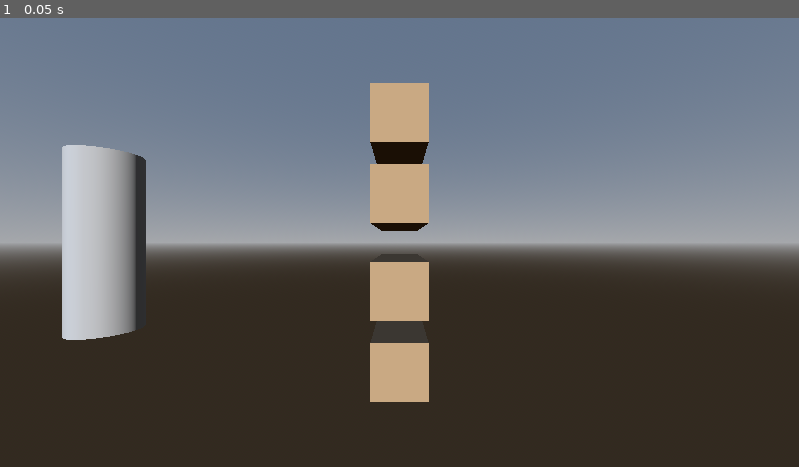
Above: before the commit, frame 1.
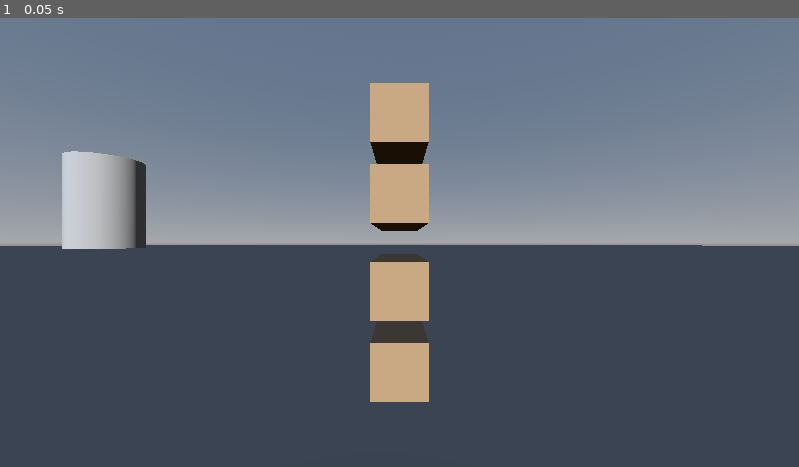
Above: after the commit, the same moment.

Repository: miloszmn7/rwr
Game: Godot game, scene res://main.tscn
The game is run twice, just before and just after one commit, with the same random seed, the same clock (stepped at 60 frames per second) and the same inputs.
Inputs:
- Up to frame 1 (0.05 s): no input

The runs differ from the first frame. In frame 1, 46% of the frame differs, in the area x 0-100%, y 28-100%.
Error after the commit: Invalid access to property or key 'button_pressed' on a base object of type 'null instance'. (res://main.gd:31)

Commit message:
Sceneria i rece, teleportacja i chodzenie

Diff:
--- a/project_files/main.tscn
+++ b/project_files/main.tscn
@@ -1,24 +1,9 @@
-[gd_scene load_steps=15 format=3 uid="uid://cfsxb31ad203x"]
+[gd_scene load_steps=16 format=3 uid="uid://cfsxb31ad203x"]
 
 [ext_resource type="Script" uid="uid://b0hk8jar30uyh" path="res://main.gd" id="1_0xm2m"]
 [ext_resource type="PackedScene" uid="uid://v0vdkyos0rfu" path="res://assets/models/hand_left.tscn" id="1_ig7tw"]
 [ext_resource type="Script" uid="uid://dqvntjr010l0n" path="res://movement.gd" id="2_1bvp3"]
 [ext_resource type="Script" uid="uid://c68csvyk47nus" path="res://teleport.gd" id="3_h2yge"]
-
-[sub_resource type="StandardMaterial3D" id="StandardMaterial3D_h2yge"]
-albedo_color = Color(0.89411765, 0.9411765, 0, 1)
-
-[sub_resource type="CylinderMesh" id="CylinderMesh_1bvp3"]
-material = SubResource("StandardMaterial3D_h2yge")
-top_radius = 0.1
-bottom_radius = 0.1
-height = 0.01
-
-[sub_resource type="StandardMaterial3D" id="StandardMaterial3D_1bvp3"]
-albedo_color = Color(0.89250195, 0.9429888, 7.70092e-07, 1)
-emission_enabled = true
-emission = Color(0.89411765, 0.9411765, 0, 1)
-emission_energy_multiplier = 2.0
 
 [sub_resource type="PlaneMesh" id="PlaneMesh_ig7tw"]
 size = Vector2(20, 20)
@@ -41,34 +26,25 @@
 background_mode = 2
 sky = SubResource("Sky_7mycd")
 
+[sub_resource type="StandardMaterial3D" id="StandardMaterial3D_h2yge"]
+albedo_color = Color(0.89411765, 0.9411765, 0, 1)
+
+[sub_resource type="CylinderMesh" id="CylinderMesh_1bvp3"]
+material = SubResource("StandardMaterial3D_h2yge")
+top_radius = 0.1
+bottom_radius = 0.1
+height = 0.01
+
+[sub_resource type="StandardMaterial3D" id="StandardMaterial3D_1bvp3"]
+albedo_color = Color(0.89250195, 0.9429888, 7.70092e-07, 1)
+emission_enabled = true
+emission = Color(0.89411765, 0.9411765, 0, 1)
+emission_energy_multiplier = 2.0
+
+[sub_resource type="CapsuleShape3D" id="CapsuleShape3D_1bvp3"]
+
 [node name="Node3D" type="Node3D"]
 script = ExtResource("1_0xm2m")
-
-[node name="XROrigin3D" type="XROrigin3D" parent="."]
-script = ExtResource("2_1bvp3")
-
-[node name="XRCamera3D" type="XRCamera3D" parent="XROrigin3D"]
-
-[node name="LeftController" type="XRController3D" parent="XROrigin3D"]
-tracker = &"left_hand"
-
-[node name="HandLeft" parent="XROrigin3D/LeftController" instance=ExtResource("1_ig7tw")]
-transform = Transform3D(-4.371139e-08, -1, 0, 1, -4.371139e-08, 0, 0, 0, 1, 0, 0, 0)
-
-[node name="RightController" type="XRController3D" parent="XROrigin3D"]
-tracker = &"right_hand"
-script = ExtResource("3_h2yge")
-
-[node name="HandRight" parent="XROrigin3D/RightController" instance=ExtResource("1_ig7tw")]
-transform = Transform3D(-4.371139e-08, 1, 8.742278e-08, 1, 4.371139e-08, 0, 3.821371e-15, -8.742278e-08, 1, 0, 0, 0)
-
-[node name="TeleportRay" type="RayCast3D" parent="XROrigin3D/RightController"]
-transform = Transform3D(1, 0, 0, 0, 1, 0, 0, 0, 1, 0, 0, -0.2)
-target_position = Vector3(0, 0, -10)
-
-[node name="TeleportMarker" type="MeshInstance3D" parent="XROrigin3D/RightController"]
-mesh = SubResource("CylinderMesh_1bvp3")
-surface_material_override/0 = SubResource("StandardMaterial3D_1bvp3")
 
 [node name="CanvasLayer" type="CanvasLayer" parent="."]
 
@@ -103,3 +79,35 @@
 
 [node name="WorldEnvironment" type="WorldEnvironment" parent="Level"]
 environment = SubResource("Environment_272bh")
+
+[node name="Player" type="CharacterBody3D" parent="."]
+script = ExtResource("2_1bvp3")
+
+[node name="XROrigin3D" type="XROrigin3D" parent="Player"]
+
+[node name="XRCamera3D" type="XRCamera3D" parent="Player/XROrigin3D"]
+
+[node name="LeftController" type="XRController3D" parent="Player/XROrigin3D"]
+tracker = &"left_hand"
+
+[node name="HandLeft" parent="Player/XROrigin3D/LeftController" instance=ExtResource("1_ig7tw")]
+transform = Transform3D(-4.371139e-08, -1, 0, 1, -4.371139e-08, 0, 0, 0, 1, 0, 0, 0)
+
+[node name="RightController" type="XRController3D" parent="Player/XROrigin3D"]
+tracker = &"right_hand"
+script = ExtResource("3_h2yge")
+
+[node name="HandRight" parent="Player/XROrigin3D/RightController" instance=ExtResource("1_ig7tw")]
+transform = Transform3D(-4.371139e-08, 1, 8.742278e-08, 1, 4.371139e-08, 0, 3.821371e-15, -8.742278e-08, 1, 0, 0, 0)
+
+[node name="TeleportRay" type="RayCast3D" parent="Player/XROrigin3D/RightController"]
+transform = Transform3D(1, 0, 0, 0, 1, 0, 0, 0, 1, 0, 0, -0.2)
+target_position = Vector3(0, 0, -10)
+
+[node name="TeleportMarker" type="MeshInstance3D" parent="Player/XROrigin3D/RightController"]
+mesh = SubResource("CylinderMesh_1bvp3")
+surface_material_override/0 = SubResource("StandardMaterial3D_1bvp3")
+
+[node name="CollisionShape3D" type="CollisionShape3D" parent="Player"]
+transform = Transform3D(1, 0, 0, 0, 1, 0, 0, 0, 1, 0, 0.9, 0)
+shape = SubResource("CapsuleShape3D_1bvp3")
--- a/project_files/movement.gd
+++ b/project_files/movement.gd
@@ -1,45 +1,51 @@
-extends XROrigin3D
+extends CharacterBody3D
 
-@export var move_speed: float = 2.5
+@export var move_speed: float = 3.0
 @export var deadzone: float = 0.2
 
-# Upewnij się, że te nazwy pasują do drzewa sceny!
-@onready var xr_camera: XRCamera3D = $XRCamera3D
-@onready var left_controller: XRController3D = $LeftController
+# Teraz XROrigin jest dzieckiem, więc ścieżki się zmieniają!
+@onready var xr_origin: XROrigin3D = $XROrigin3D
+@onready var xr_camera: XRCamera3D = $XROrigin3D/XRCamera3D
+@onready var left_controller: XRController3D = $XROrigin3D/LeftController
 
-func _ready() -> void:
-	print("--- LOCOMOTION SCRIPT READY ---")
-	if left_controller:
-		print("Lewy kontroler znaleziony!")
-	else:
-		print("BŁĄD: Nie widzę LeftController!")
-
-func _physics_process(delta: float) -> void:
+func _physics_process(_delta: float) -> void:
+	# 1. Sprawdzamy kontroler
 	if not left_controller:
 		return
 
-	# Sprawdzamy surowe dane z gałki
 	var input_vector = left_controller.get_vector2("thumbstick")
+	if input_vector.length() == 0:
+		input_vector = left_controller.get_vector2("primary")
 
-	# DEBUG: Pokaż w konsoli, jeśli gałka cokolwiek nadaje
-	if input_vector.length() > 0.1:
-		print("Gałka nadaje: ", input_vector)
-
+	# Martwa strefa
 	if input_vector.length() < deadzone:
+		velocity = Vector3.ZERO
+		move_and_slide() # Zatrzymuje nas (tarcie)
 		return
 
+	# 2. Obliczamy kierunki wg kamery
 	var forward_dir = -xr_camera.global_transform.basis.z
 	var right_dir = xr_camera.global_transform.basis.x
 
-	# Spłaszczanie (blokada latania)
+	# Blokada latania (Y=0)
 	forward_dir.y = 0.0
 	right_dir.y = 0.0
 	forward_dir = forward_dir.normalized()
 	right_dir = right_dir.normalized()
 
-	var move_direction = (forward_dir * input_vector.y) + (right_dir * input_vector.x)
+	# 3. Obliczamy kierunek ruchu
+	var direction = (forward_dir * input_vector.y) + (right_dir * input_vector.x)
 
-	if move_direction.length() > 0:
-		# DEBUG: Pokaż, że próbujemy przesunąć gracza
-		# print("Przesuwam gracza!")
-		global_translate(move_direction * move_speed * delta)
+	# 4. Aplikujemy prędkość (Velocity)
+	if direction.length() > 0:
+		# W CharacterBody3D używamy velocity (metry/sekundę) bezpośrednio
+		velocity.x = direction.x * move_speed
+		velocity.z = direction.z * move_speed
+		# velocity.y zostawiamy 0 (lub dodamy grawitację w przyszłości)
+	else:
+		velocity.x = 0
+		velocity.z = 0
+
+	# 5. KLUCZOWA FUNKCJA FIZYCZNA
+	# To ona odpowiada za przesuwanie i "ślizganie się" po ścianach
+	move_and_slide()
Not shown, changed: docs/index.html
Not shown, changed: docs/index.pck
